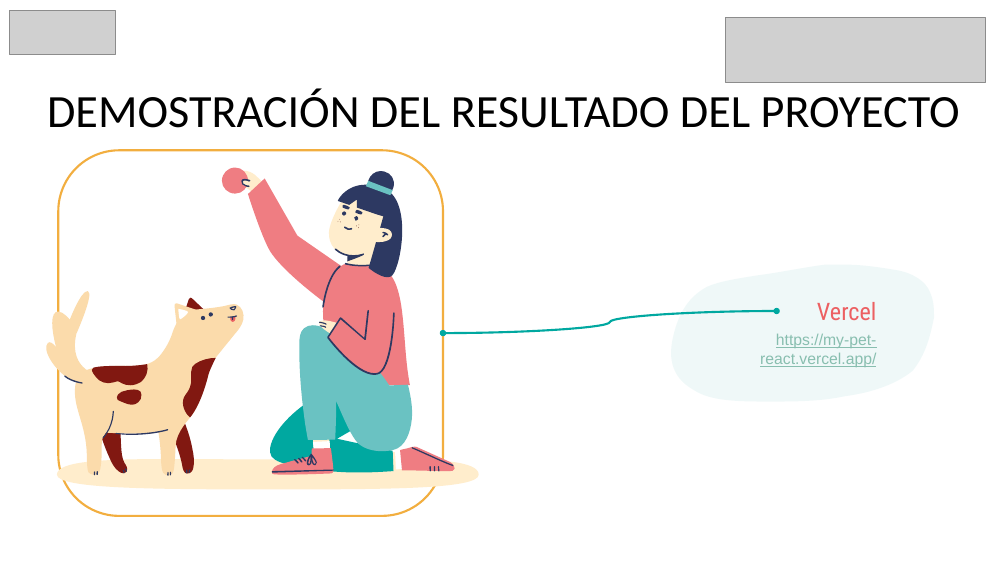
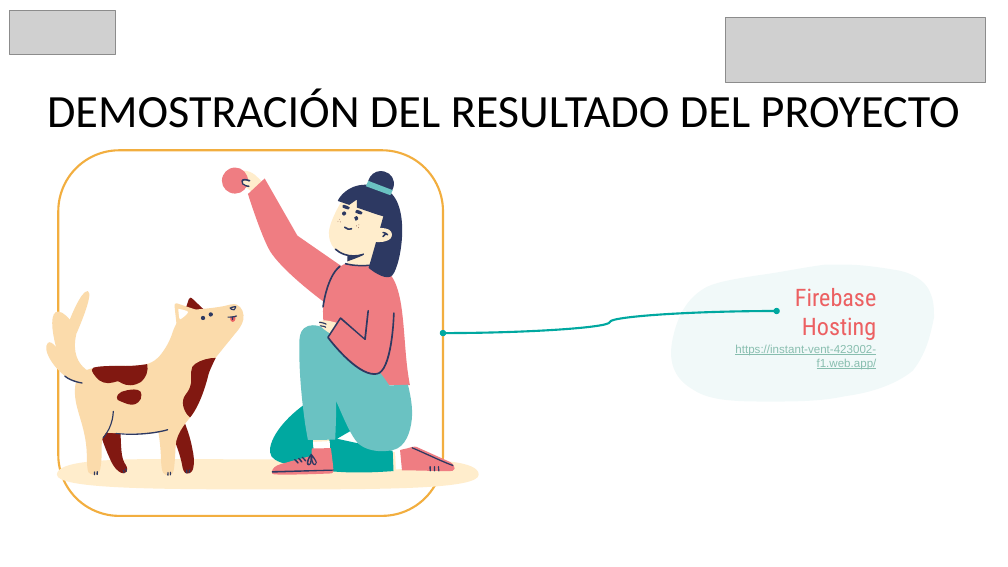
Before and after one commit to Kazeai-chan/Capstone_MyPet, a slide deck: slide 11 of Fase 2/Evidencias Proyecto/Presentación Proyecto.pptx. Drawn at 1008x567 pixels with LibreOffice and Linux fonts; fonts in the diff are those of the drawing; grey boxes stand for pictures. Boxes give left, top, right and bottom in pixels: in the first picture for what was removed or moved away, otherwise in the second. Text is boxed around its words. In the diff, an @@ line names an element or a change of style, - is before the commit and + after.

```diff
--- a/Fase 2/Evidencias Proyecto/Presentación Proyecto.pptx
+++ b/Fase 2/Evidencias Proyecto/Presentación Proyecto.pptx
@@ freeform shape at <box>668,265,934,402</box>: fill #6AC2C2 at 10% opacity to #6AC2C2 at 9% opacity @@
@@ text at <box>795,288,876,340</box>: text changed @@
-Vercel
+Firebase Hosting
@@ text at <box>735,345,877,369</box>: text changed; size 15 to 11 pt @@
-https://my-pet-react.vercel.app/
+https://instant-vent-423002-f1.web.app/
```
Also in this commit, not shown: 9 other slides changed, 8 other files.
